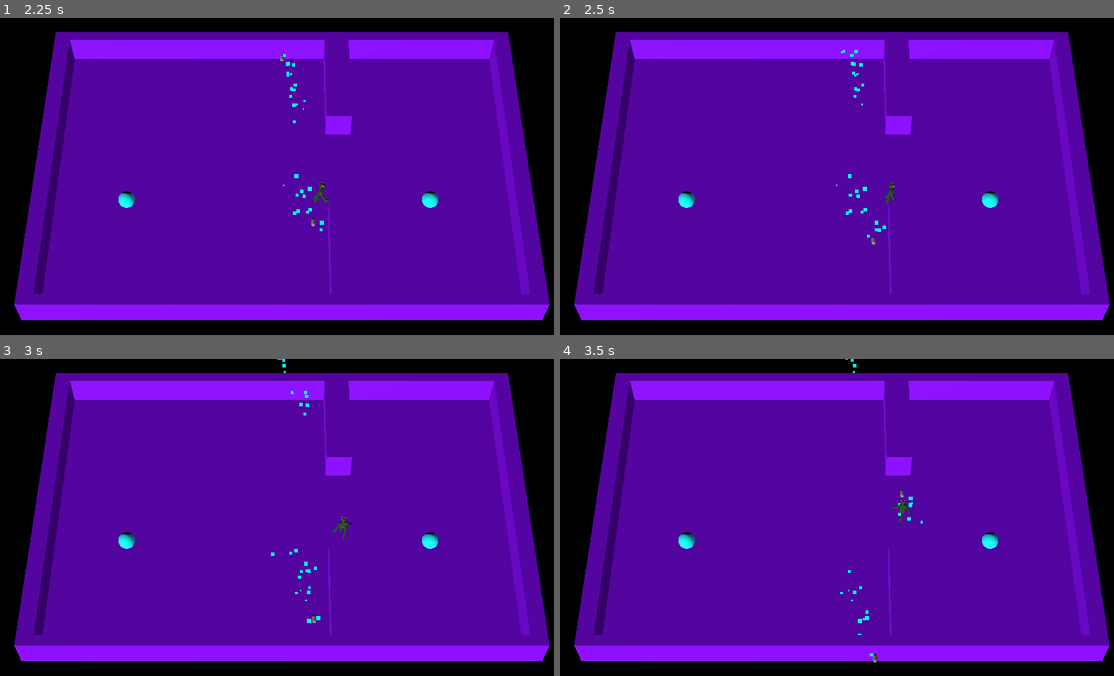
Above: before the commit, frames 1-4 (two rows, left to right).
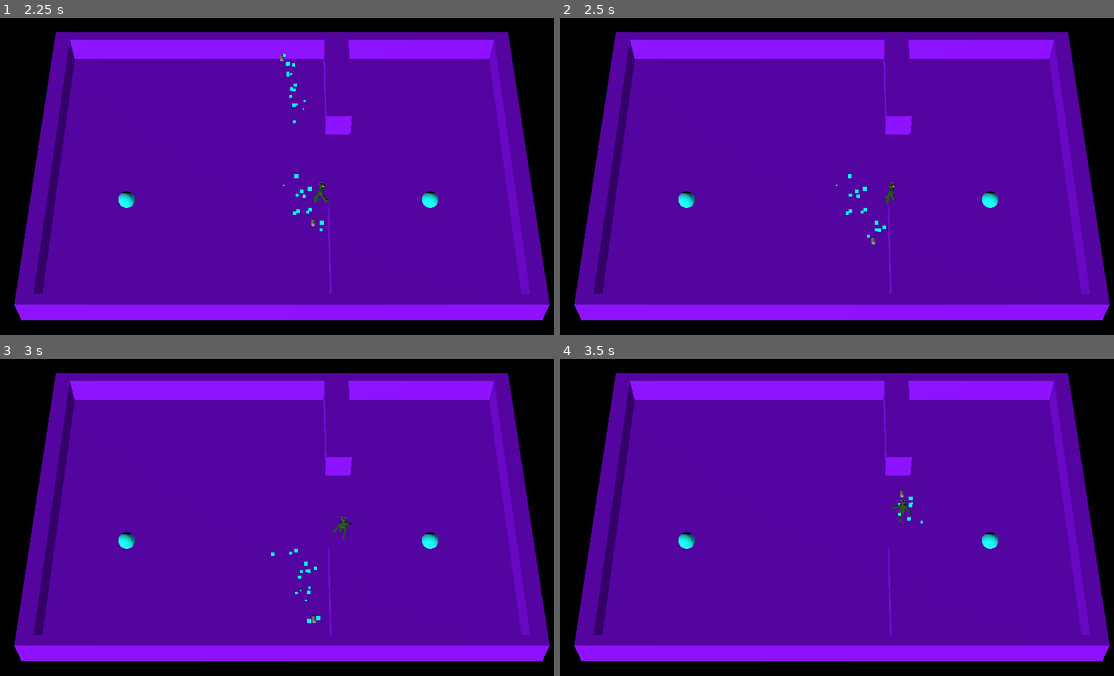
Above: after the commit, the same moments.

Repository: ralabate/30ddl
Game: Godot game, scene res://main.tscn
Two runs of this game, one before a commit and one after it. Both use one fixed random seed, a clock stepped at 60 frames per second and the inputs below.
Inputs:
- Up to frame 1 (2.25 s): tap Enter (ui_accept) at 0.5, 0.77, 1.52 s; hold Right (ui_right) 0.53-1.28 s; hold Down (ui_down) 1.28-2.03 s; hold Right (ui_right) from 2.03 s (still down)
- Up to frame 2 (2.5 s): keep holding Right (ui_right)
- Up to frame 3 (3 s): release Right (ui_right) at 2.78 s; hold Up (ui_up) from 2.78 s (still down)
- Up to frame 4 (3.5 s): keep holding Up (ui_up); tap Enter (ui_accept) at 3.02 s

Frame 1 is identical in both runs. In frame 2, less than 0.1% of the frame differs, in the area x 50-55%, y 10-28%; in frame 3, less than 0.1%; in frame 4, less than 0.1%, in the area x 50-58%, y 0-96%.

Commit message:
fixing collision layers

Diff:
--- a/gauntlet/badguy.tscn
+++ b/gauntlet/badguy.tscn
@@ -7,7 +7,7 @@
 [sub_resource type="CapsuleShape3D" id="CapsuleShape3D_apgvv"]
 
 [node name="Badguy" type="CharacterBody3D"]
-collision_layer = 4
+collision_layer = 2
 collision_mask = 7
 script = ExtResource("1_apgvv")
 
--- a/gauntlet/bullet.gd
+++ b/gauntlet/bullet.gd
@@ -14,6 +14,8 @@
 
 
 func _on_body_entered(body: Node3D) -> void:
-	var health_component = body.get_node("HealthComponent") as HealthComponent
-	health_component.damage(1)
+	if body.has_node("HealthComponent"):
+		var health_component = body.get_node("HealthComponent") as HealthComponent
+		health_component.damage(1)
+
 	queue_free()
--- a/gauntlet/bullet.tscn
+++ b/gauntlet/bullet.tscn
@@ -31,7 +31,6 @@
 material = SubResource("StandardMaterial3D_v7oki")
 
 [node name="Bullet" type="Area3D"]
-collision_layer = 2
 collision_mask = 6
 script = ExtResource("1_v7oki")
 
--- a/gauntlet/level.tscn
+++ b/gauntlet/level.tscn
@@ -47,7 +47,7 @@
 [sub_resource type="ConvexPolygonShape3D" id="ConvexPolygonShape3D_8b0r0"]
 points = PackedVector3Array(0.888727, 1.01587, 0.920644, -0.801674, -1, 0.919109, -0.761743, -0.952381, 1.01586, 0.9286 …(210 unchanged characters)…
 
-[node name="Node3D" type="Node3D"]
+[node name="Level" type="Node3D"]
 
 [node name="NavigationRegion3D" type="NavigationRegion3D" parent="."]
 navigation_mesh = SubResource("NavigationMesh_u52ul")
@@ -55,6 +55,8 @@
 [node name="level" parent="NavigationRegion3D" instance=ExtResource("1_u52ul")]
 
 [node name="StaticBody3D" type="StaticBody3D" parent="NavigationRegion3D/level/Level" index="0"]
+collision_layer = 2
+collision_mask = 7
 
 [node name="CollisionShape3D" type="CollisionShape3D" parent="NavigationRegion3D/level/Level/StaticBody3D"]
 shape = SubResource("ConvexPolygonShape3D_u52ul")
--- a/gauntlet/player.tscn
+++ b/gauntlet/player.tscn
@@ -18,7 +18,7 @@
 [sub_resource type="CapsuleShape3D" id="CapsuleShape3D_sh265"]
 
 [node name="Player" type="CharacterBody3D"]
-collision_mask = 3
+collision_mask = 6
 script = ExtResource("1_4flbx")
 
 [node name="Direction" type="MeshInstance3D" parent="."]
